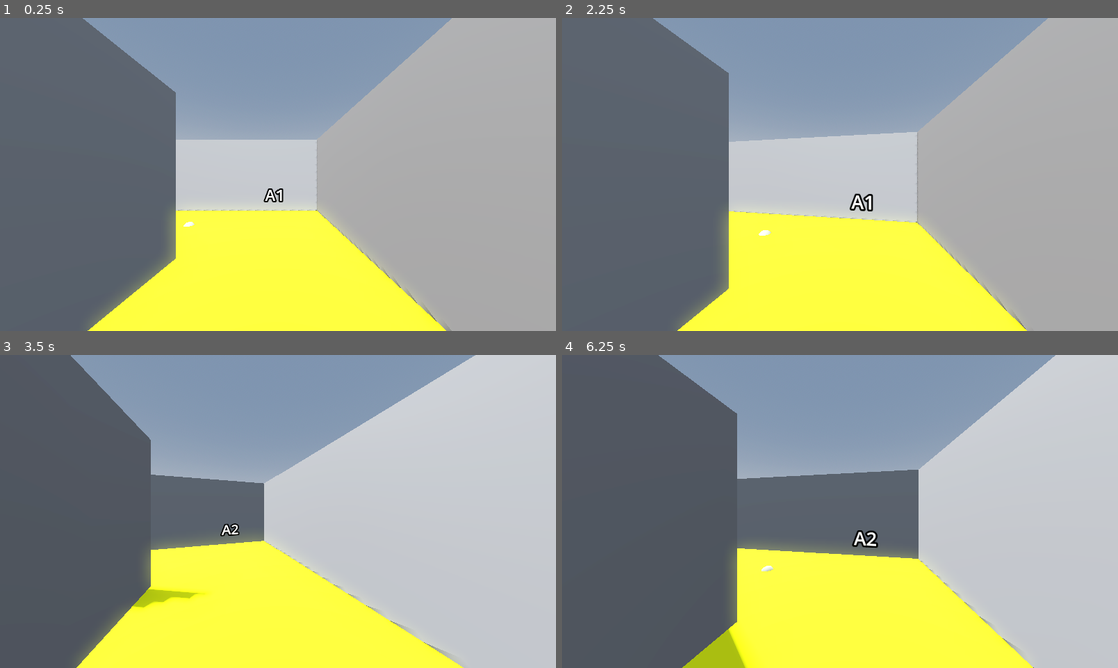
Above: before the commit, frames 1-4 (two rows, left to right).
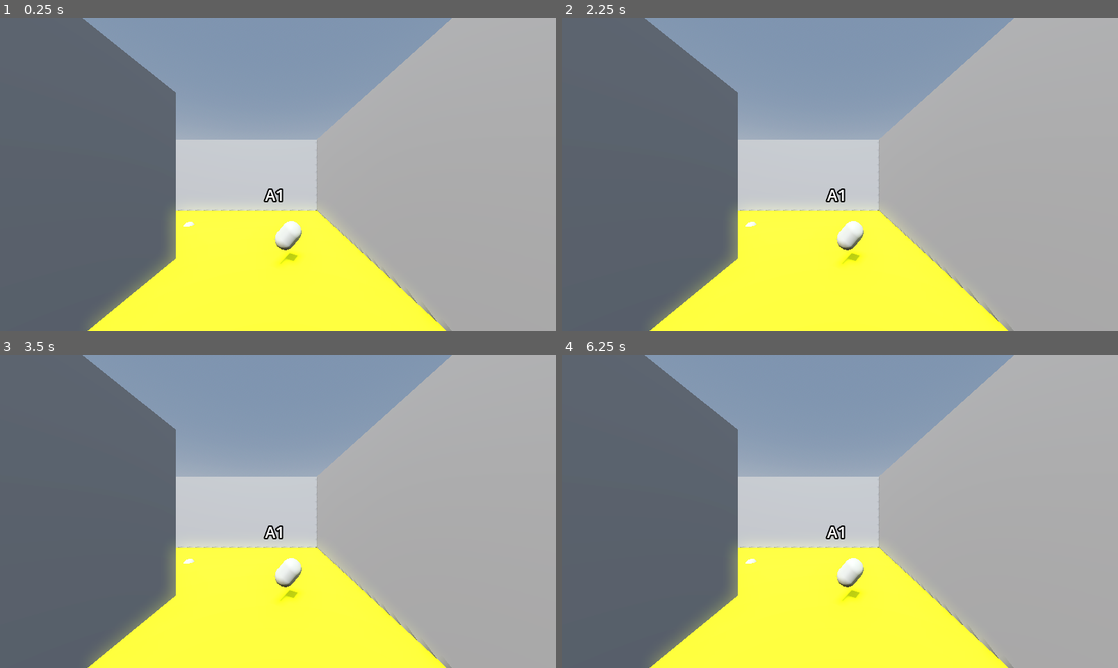
Above: after the commit, the same moments.

Repository: KaitoGameDev/brackeys-gj-2026-1
Game: Godot game, scene res://source/room/room.tscn
Same seed, same stepped clock (60 frames per second), same inputs: the game is played once before the commit and once after it. This scene is started directly instead of the project's main scene.
Inputs (mouse positions are in pixels of both pictures, inside the frame that each line leads up to):
- Up to frame 1 (0.25 s): no input
- Up to frame 2 (2.25 s): tap Enter (ui_accept) at 0.5, 0.77, 1.25, 1.52, 2 s; move the mouse to (962, 158) at 0.52 s; hold Right (ui_right) 0.53-1.28 s; click (962, 158) at 0.67 s; move the mouse to (728, 190) at 1.27 s; hold Down (ui_down) 1.28-2.03 s; click (728, 190) at 1.42 s; move the mouse to (895, 105) at 2.02 s; hold Right (ui_right) from 2.03 s (still down); click (895, 105) at 2.17 s
- Up to frame 3 (3.5 s): move the mouse to (250, 574) at 2.77 s; release Right (ui_right) at 2.78 s; hold Up (ui_up) from 2.78 s (still down); click (250, 574) at 2.92 s; tap Enter (ui_accept) at 3.02 s
- Up to frame 4 (6.25 s): move the mouse to (1006, 558) at 3.52 s; release Up (ui_up) at 3.53 s; hold Left (ui_left) 3.53-5.03 s; click (1006, 558) at 3.67 s; tap Enter (ui_accept) at 3.77, 4.52, 5, 5.75, 6.02 s; move the mouse to (673, 464) at 4.27 s; click (673, 464) at 4.42 s; move the mouse to (867, 511) at 5.02 s; hold Down (ui_down) 5.03-5.78 s; click (867, 511) at 5.17 s; move the mouse to (756, 433) at 5.77 s; hold Right (ui_right) from 5.78 s (still down); click (756, 433) at 5.92 s

The runs differ from the first frame. In frame 1, 0.4% of the frame differs, in the area x 49-55%, y 64-80%; in frame 2, 9.2%; in frame 3, 43%; in frame 4, 43%, in the area x 14-100%, y 0-100%.

Commit message:
- add audio controller - add keyitem

Diff:
--- /dev/null
+++ b/default_bus_layout.tres
@@ -0,0 +1,15 @@
+[gd_resource type="AudioBusLayout" format=3 uid="uid://df2lqu7okgvp2"]
+
+[resource]
+bus/1/name = &"BGM_1"
+bus/1/solo = false
+bus/1/mute = false
+bus/1/bypass_fx = false
+bus/1/volume_db = 0.0
+bus/1/send = &"Master"
+bus/2/name = &"BGM_2"
+bus/2/solo = false
+bus/2/mute = false
+bus/2/bypass_fx = false
+bus/2/volume_db = 0.0
+bus/2/send = &"Master"
--- /dev/null
+++ b/source/controllers/audio_controller.gd
@@ -0,0 +1,50 @@
+class_name AudioController extends Node
+
+@export var bgms: Array[AudioStream] = []
+
+@onready var bgm_players: Array[AudioStreamPlayer] = [$BGM_Player_1, $BGM_Player_2]
+
+var _current_player_index := 0
+
+func _ready() -> void:
+	bgm_players[_current_player_index].stream = bgms.pop_front()
+	bgm_players[_current_player_index].play()
+
+	EventBusSingleton.on_event.connect(_on_event)
+
+func _on_event(event: Object) -> void:
+	if event is PlayerChangedFloorEvent: return _on_player_changed_floor()
+
+
+func _on_player_changed_floor() -> void:
+	mount_next()
+
+
+func mount_next() -> void:
+	var _next_player := 1 if _current_player_index == 0 else 0
+	bgm_players[_next_player].stream = bgms.pop_front()
+	var out_bus_index := _current_player_index + 1
+	var in_bus_index := _next_player + 1
+	var start_db := AudioServer.get_bus_volume_db(out_bus_index)
+	bgm_players[_next_player].play()
+	var tween := create_tween()
+	tween.set_parallel(true)
+	tween.tween_method(
+		func(value):
+			AudioServer.set_bus_volume_db(out_bus_index, value),
+		start_db,
+		-60.0,
+		5.0
+	)
+	tween.tween_method(
+		func(value):
+			AudioServer.set_bus_volume_db(in_bus_index, value),
+		-60.0,
+		0.0,
+		5.0
+	)
+	tween.finished.connect(
+		func():
+			bgm_players[_current_player_index].stop()
+			_current_player_index = _next_player
+	)
--- /dev/null
+++ b/source/props/key_item.gd
@@ -0,0 +1,21 @@
+class_name KeyItem extends Node3D
+
+@onready var detector: Area3D = $Detector
+
+var _is_over_item : bool = false
+
+func _ready() -> void:
+	detector.mouse_entered.connect(_on_mouse_entered)
+	detector.mouse_exited.connect(_on_mouse_exited)
+
+func _on_mouse_entered() -> void:
+	_is_over_item = true
+
+func _on_mouse_exited() -> void:
+	_is_over_item = false
+
+func _process(_delta: float) -> void:
+
+	if Input.is_mouse_button_pressed(MouseButton.MOUSE_BUTTON_LEFT) and _is_over_item:
+		EventBusSingleton.send_event(MoveToNextSpotEvent.new())
+		queue_free.call_deferred()
--- /dev/null
+++ b/source/props/key_item.tscn
@@ -0,0 +1,23 @@
+[gd_scene load_steps=4 format=3 uid="uid://cg1ah23vqw44r"]
+
+[ext_resource type="Script" uid="uid://5gxm6rgctq4j" path="res://source/props/key_item.gd" id="1_3gwuh"]
+
+[sub_resource type="CapsuleMesh" id="CapsuleMesh_8ky8m"]
+radius = 0.1
+height = 0.3
+
+[sub_resource type="CapsuleShape3D" id="CapsuleShape3D_8ky8m"]
+radius = 0.10888672
+height = 0.3154297
+
+[node name="KeyItem" type="Node3D"]
+script = ExtResource("1_3gwuh")
+
+[node name="Item" type="MeshInstance3D" parent="."]
+mesh = SubResource("CapsuleMesh_8ky8m")
+
+[node name="Detector" type="Area3D" parent="."]
+
+[node name="Collision" type="CollisionShape3D" parent="Detector"]
+transform = Transform3D(1, 0, 0, 0, 1, 0, 0, 0, 1, 0, -0.0017089844, 0)
+shape = SubResource("CapsuleShape3D_8ky8m")
--- a/source/room/center_room.gd
+++ b/source/room/center_room.gd
@@ -7,14 +7,6 @@
 func _ready() -> void:
 	EventBusSingleton.on_event.connect(_on_event)
 	_load_spots()
-	get_tree().create_timer(2.0).timeout.connect(func(): EventBusSingleton.send_event(MoveToNextSpotEvent.new()))
-	get_tree().create_timer(2.0*3).timeout.connect(func(): EventBusSingleton.send_event(MoveToNextSpotEvent.new()))
-	get_tree().create_timer(2.0*6).timeout.connect(func(): EventBusSingleton.send_event(MoveToNextSpotEvent.new()))
-	get_tree().create_timer(2.0*9).timeout.connect(func(): EventBusSingleton.send_event(MoveToNextSpotEvent.new()))
-	get_tree().create_timer(2.0*12).timeout.connect(func(): EventBusSingleton.send_event(MoveToNextSpotEvent.new()))
-	get_tree().create_timer(2.0*15).timeout.connect(func(): EventBusSingleton.send_event(MoveToNextSpotEvent.new()))
-	get_tree().create_timer(2.0*18).timeout.connect(func(): EventBusSingleton.send_event(MoveToNextSpotEvent.new()))
-	get_tree().create_timer(2.0*21).timeout.connect(func(): EventBusSingleton.send_event(MoveToNextSpotEvent.new()))
 
 func _load_spots() -> void:
 	for section in get_children():
--- /dev/null
+++ b/source/room/events/player_changed_floor_event.gd
@@ -0,0 +1 @@
+class_name PlayerChangedFloorEvent
--- a/source/room/room.gd
+++ b/source/room/room.gd
@@ -14,7 +14,12 @@
 	EventBusSingleton.on_event.connect(_on_event)
 
 func _on_event(event: Object) -> void:
+	if event is MoveToNextSpotEvent: return _on_move_to_next_spot()
 	if event is PlayerEndMovementEvent: return _on_playern_movement_end()
+
+func _on_move_to_next_spot() -> void:
+	if _current_hall == 3:
+		EventBusSingleton.send_event(PlayerChangedFloorEvent.new())
 
 func _on_playern_movement_end() -> void:
 	if sections.size() == 0: return
--- a/source/room/room.tscn
+++ b/source/room/room.tscn
@@ -19,6 +19,10 @@
 [ext_resource type="PackedScene" uid="uid://wtbyiy60vg7s" path="res://source/sections/prototype/proto_d_2.tscn" id="11_k10tv"]
 [ext_resource type="PackedScene" uid="uid://84fdswhbv20g" path="res://source/sections/prototype/proto_d_3.tscn" id="12_ija0u"]
 [ext_resource type="PackedScene" uid="uid://btowpe3pof064" path="res://source/sections/prototype/proto_d_4.tscn" id="13_2dm64"]
+[ext_resource type="Script" uid="uid://dcdf17ej5j6k7" path="res://source/controllers/audio_controller.gd" id="14_8ckvx"]
+[ext_resource type="AudioStream" uid="uid://d1o2nm3mxqsgn" path="res://assets/audio/dungeon_loop.mp3" id="15_hvm5k"]
+[ext_resource type="AudioStream" uid="uid://0gx8rb2sh576" path="res://assets/audio/forest_loop.mp3" id="16_k10tv"]
+[ext_resource type="PackedScene" uid="uid://cg1ah23vqw44r" path="res://source/props/key_item.tscn" id="20_t1ay8"]
 
 [sub_resource type="ProceduralSkyMaterial" id="ProceduralSkyMaterial_f2a3q"]
 sky_horizon_color = Color(0.66224277, 0.6717428, 0.6867428, 1)
@@ -46,6 +50,18 @@
 [node name="Room" type="Node3D"]
 script = ExtResource("1_tlaby")
 sections = Array[PackedScene]([ExtResource("2_uon0k"), ExtResource("3_vxkmb"), ExtResource("4_ockle"), ExtResource("5_p …(204 unchanged characters)…
+
+[node name="Controllers" type="Node" parent="."]
+
+[node name="AudioController" type="Node" parent="Controllers"]
+script = ExtResource("14_8ckvx")
+bgms = Array[AudioStream]([ExtResource("15_hvm5k"), ExtResource("16_k10tv")])
+
+[node name="BGM_Player_1" type="AudioStreamPlayer" parent="Controllers/AudioController"]
+bus = &"BGM_1"
+
+[node name="BGM_Player_2" type="AudioStreamPlayer" parent="Controllers/AudioController"]
+bus = &"BGM_2"
 
 [node name="WorldEnvironment" type="WorldEnvironment" parent="."]
 environment = SubResource("Environment_tlaby")
@@ -128,3 +144,15 @@
 [node name="InnerWall4" type="MeshInstance3D" parent="Walls"]
 transform = Transform3D(1.9106853e-15, -4.3711385e-08, -1, -0.9999999, -4.3711385e-08, 0, -4.3711385e-08, 0.9999999, -4.371139e-08, 0.020195782, 0.7586132, 0.97290695)
 mesh = SubResource("PlaneMesh_uon0k")
+
+[node name="KeyItem" parent="." instance=ExtResource("20_t1ay8")]
+transform = Transform3D(0.7714469, -0.6362937, 0, 0.6362937, 0.7714469, 0, 0, 0, 1, -2.1031384, 0.2999997, 0.95888937)
+
+[node name="KeyItem2" parent="." instance=ExtResource("20_t1ay8")]
+transform = Transform3D(0.7714469, -0.6362937, 0, 0.6362937, 0.7714469, 0, 0, 0, 1, 1.5390034, 0.2999997, 2.0761197)
+
+[node name="KeyItem3" parent="." instance=ExtResource("20_t1ay8")]
+transform = Transform3D(0.7714469, -0.6362937, 0, 0.6362937, 0.7714469, 0, 0, 0, 1, 2.1765103, 0.2999997, -1.9872549)
+
+[node name="KeyItem4" parent="." instance=ExtResource("20_t1ay8")]
+transform = Transform3D(0.7714469, -0.6362937, 0, 0.6362937, 0.7714469, 0, 0, 0, 1, -1.9369516, 0.2999997, -1.9872549)
Not shown, added: assets/audio/dungeon_loop.mp3.import
Not shown, added: assets/audio/forest_loop.mp3.import
Not shown, added: source/controllers/audio_controller.gd.uid
Not shown, added: source/props/key_item.gd.uid
Not shown, added: source/room/events/player_changed_floor_event.gd.uid
Not shown: 1 places in source/room/room.tscn that only renumber resources
Not shown, added: assets/audio/dungeon_loop.mp3
Not shown, added: assets/audio/forest_loop.mp3
